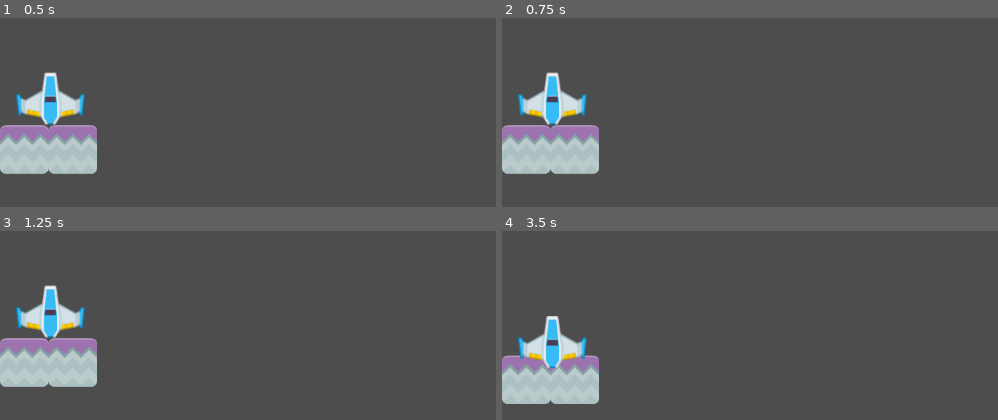
Above: before the commit, frames 1-4 (two rows, left to right).
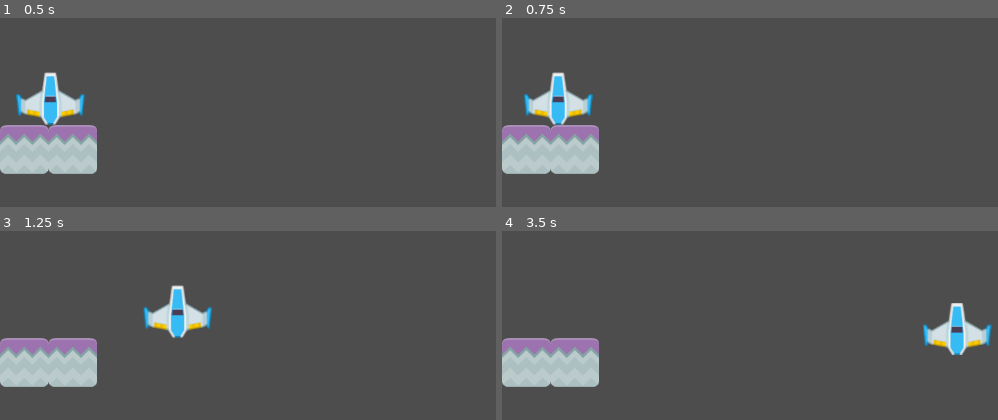
Above: after the commit, the same moments.

Repository: haninrahmania/Tutorial-Gamedev-2
Game: Godot game, scene res://scenes/MainLevel.tscn
Two runs of this game, one before a commit and one after it. Both use one fixed random seed, a clock stepped at 60 frames per second and the inputs below.
Inputs:
- Up to frame 1 (0.5 s): no input
- Up to frame 2 (0.75 s): hold Right (move_right) from 0.53 s (still down)
- Up to frame 3 (1.25 s): keep holding Right (move_right)
- Up to frame 4 (3.5 s): release Right (move_right) at 1.28 s; hold Down (move_down) 1.28-2.03 s; hold Right (move_right) 2.03-2.78 s; tap Enter at 2.75 s; hold Up (move_up) from 2.78 s (still down)

Frame 1 is identical in both runs. In frame 2, 1.8% of the frame differs, in the area x 3-19%, y 28-57%; in frame 3, 3.9%; in frame 4, 7.5%, in the area x 0-99%, y 38-92%.

Commit message:
tutorial questions and initialize new level

Diff:
--- a/scenes/BlueShip.tscn
+++ b/scenes/BlueShip.tscn
@@ -1,11 +1,13 @@
-[gd_scene load_steps=3 format=3 uid="uid://datfp8kxjrjg"]
+[gd_scene load_steps=4 format=3 uid="uid://datfp8kxjrjg"]
 
 [ext_resource type="Texture2D" uid="uid://dgrrg14sgp4f4" path="res://assets/playerShip1_blue.png" id="1"]
+[ext_resource type="Script" path="res://scenes/blue_ship.gd" id="1_grmft"]
 
 [sub_resource type="RectangleShape2D" id="1"]
 size = Vector2(100.011, 77.4256)
 
 [node name="BlueShip" type="RigidBody2D"]
+script = ExtResource("1_grmft")
 
 [node name="Sprite2D" type="Sprite2D" parent="."]
 texture = ExtResource("1")
--- /dev/null
+++ b/scenes/NewLevel.tscn
@@ -0,0 +1,8 @@
+[gd_scene load_steps=2 format=3 uid="uid://che1buu7lc5l2"]
+
+[ext_resource type="PackedScene" uid="uid://cqchg3sdocowf" path="res://scenes/Plane.tscn" id="1_8i1g0"]
+
+[node name="NewLevel" type="Node"]
+
+[node name="Plane" parent="." instance=ExtResource("1_8i1g0")]
+position = Vector2(38, 45)
--- /dev/null
+++ b/scenes/Plane.tscn
@@ -0,0 +1,8 @@
+[gd_scene load_steps=2 format=3 uid="uid://cqchg3sdocowf"]
+
+[ext_resource type="Texture2D" uid="uid://dgrrg14sgp4f4" path="res://assets/playerShip1_blue.png" id="1_p12wb"]
+
+[node name="Plane" type="Node2D"]
+
+[node name="PlayerShip1Blue" type="Sprite2D" parent="."]
+texture = ExtResource("1_p12wb")
--- a/scenes/PlatformBlue.gd
+++ b/scenes/PlatformBlue.gd
@@ -6,10 +6,10 @@
 func _ready():
 	print("Platform initialized")
 
-# Called every frame. 'delta' is the elapsed time since the previous frame.
-func _process(delta):
-	if Input.is_action_pressed("move_up"):
-		move_local_y(-speed * delta, false)
-
-	if Input.is_action_pressed("move_down"):
-		move_local_y(speed * delta, false)
+## Called every frame. 'delta' is the elapsed time since the previous frame.
+#func _process(delta):
+	#if Input.is_action_pressed("move_up"):
+		#move_local_y(-speed * delta, false)
+	#
+	#if Input.is_action_pressed("move_down"):
+		#move_local_y(speed * delta, false)
--- /dev/null
+++ b/scenes/blue_ship.gd
@@ -0,0 +1,22 @@
+extends RigidBody2D
+@export var speed = 500.0
+
+# Called when the node enters the scene tree for the first time.
+func _ready() -> void:
+	pass # Replace with function body.
+
+
+
+
+func _process(delta):
+	if Input.is_action_pressed("move_right"):
+		move_local_x(speed * delta, false)
+
+	if Input.is_action_pressed("move_left"):
+		move_local_x(-speed * delta, false)
+
+	if Input.is_action_pressed("move_up"):
+		move_local_y(-speed * delta, false)
+
+	if Input.is_action_pressed("move_down"):
+		move_local_y(speed * delta, false)
